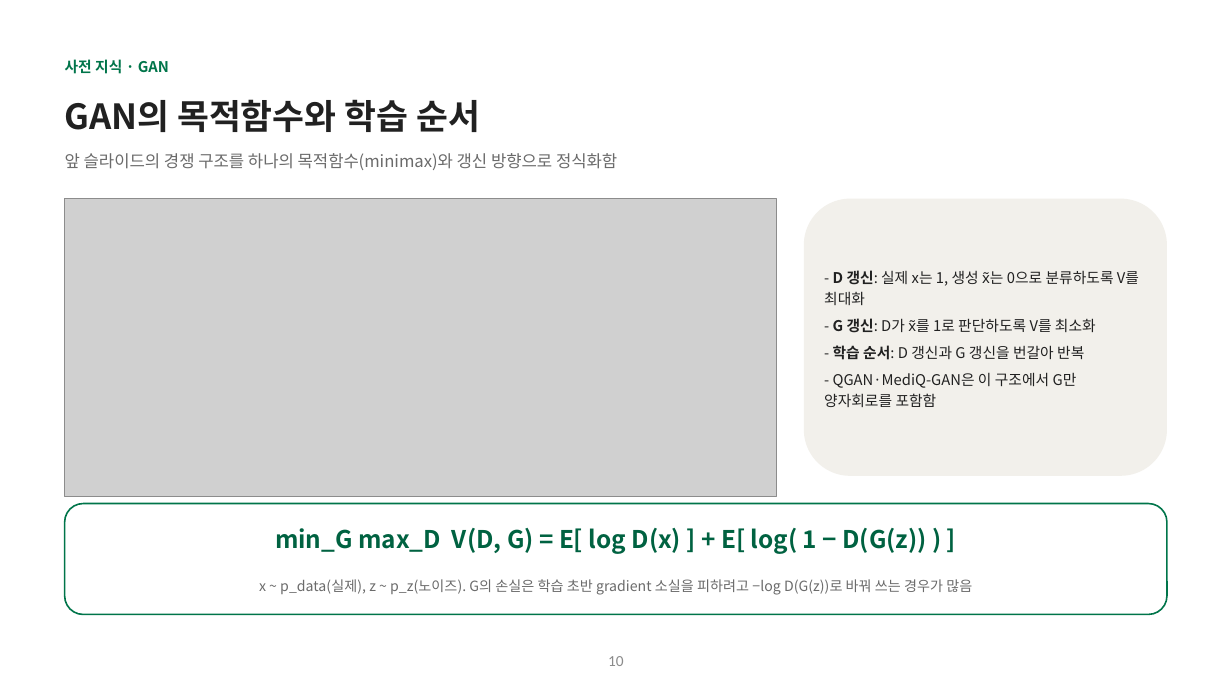
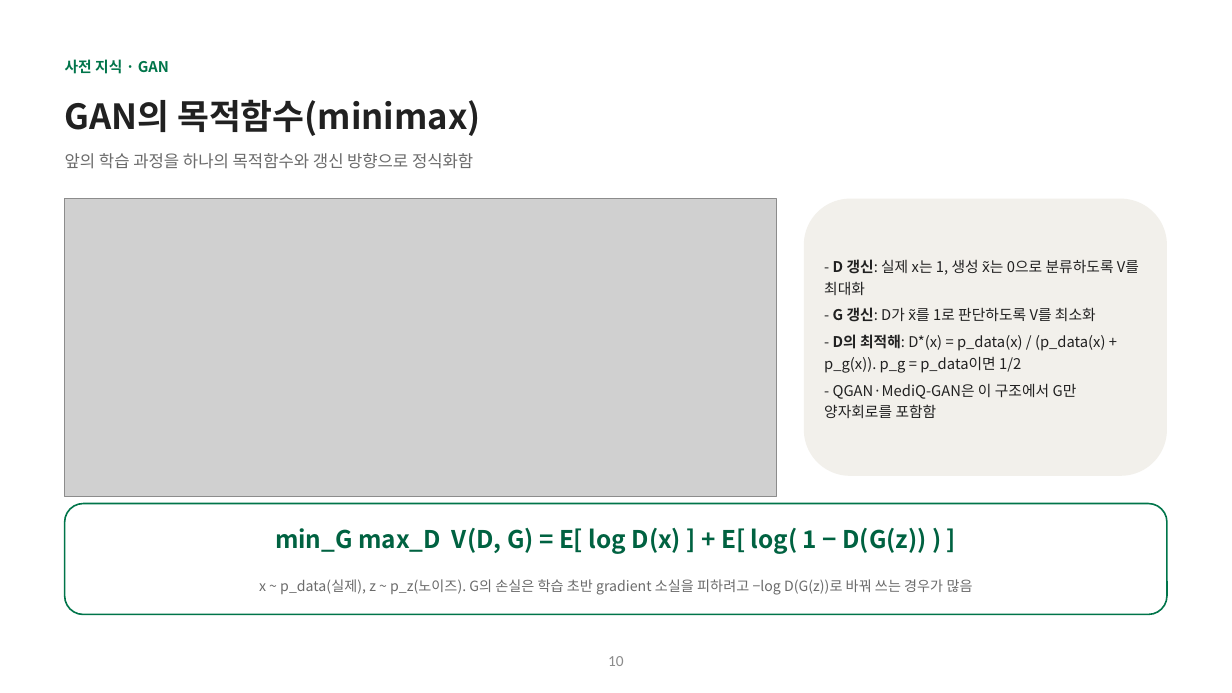
Before and after one commit to hyunhp/skin_disease_qml, a slide deck: slide 10 of practice/day1_slides/day1_theory_slides.pptx. Drawn at 1232x693 pixels with LibreOffice and Linux fonts; fonts in the diff are those of the drawing; grey boxes stand for pictures. Boxes give left, top, right and bottom in pixels: in the first picture for what was removed or moved away, otherwise in the second. Text is boxed around its words. In the diff, an @@ line names an element or a change of style, - is before the commit and + after.

```diff
--- a/practice/day1_slides/day1_theory_slides.pptx
+++ b/practice/day1_slides/day1_theory_slides.pptx
@@ text at (65, 99, 481, 136): text changed @@
-GAN의 목적함수와 학습 순서
+GAN의 목적함수(minimax)
@@ text at (65, 153, 473, 169): text changed @@
-앞 슬라이드의 경쟁 구조를 하나의 목적함수(minimax)와 갱신 방향으로 정식화함
+앞의 학습 과정을 하나의 목적함수와 갱신 방향으로 정식화함
@@ text at (824, 334, 1106, 373): text changed @@
-- 학습 순서: D 갱신과 G 갱신을 번갈아 반복
+- D의 최적해: D*(x) = p_data(x) / (p_data(x) + p_g(x)). p_g = p_data이면 1/2
```
Also in this commit, not shown: 3 slides added, 3 slides removed, 9 other files.
